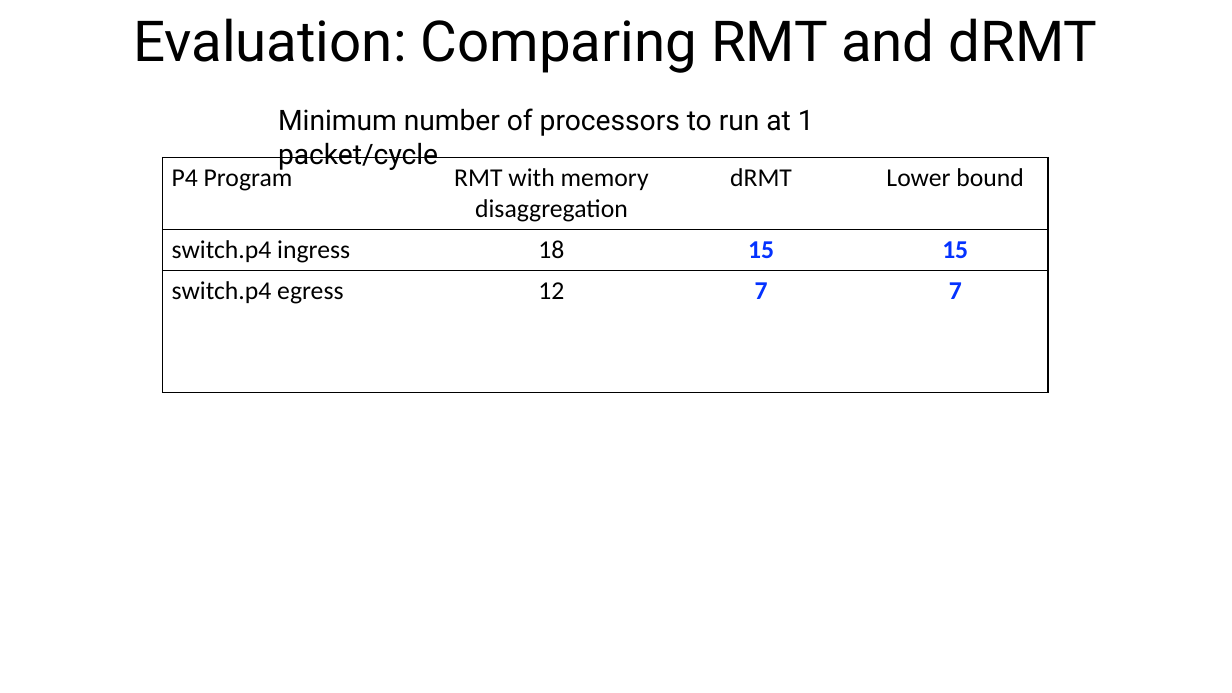
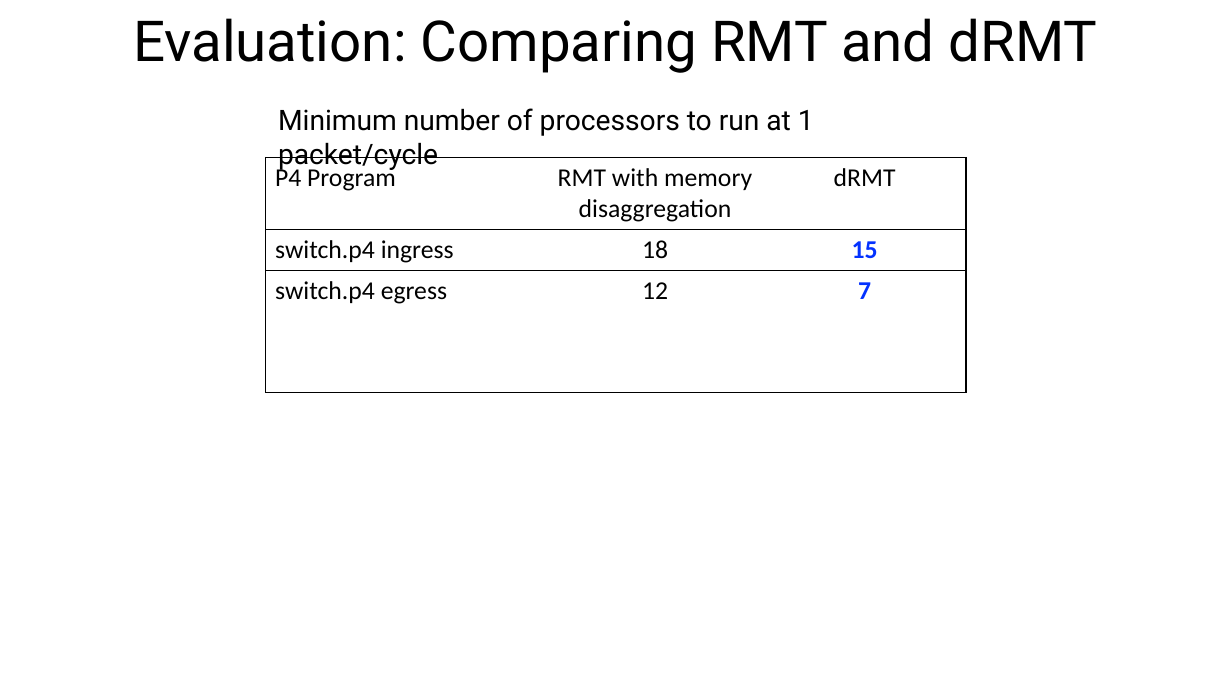
Before and after one commit to anirudhSK/drmt_talk, a slide deck: slide 24 of drmt_sigcomm.pptx. Drawn at 1232x693 pixels with LibreOffice and Linux fonts; fonts in the diff are those of the drawing. Boxes give left, top, right and bottom in pixels: in the first picture for what was removed or moved away, otherwise in the second. Text is boxed around its words. In the diff, an @@ line names an element or a change of style, - is before the commit and + after.

Commit message:
Move perf cliff to backup. Now at 22:47.

```diff
--- a/drmt_sigcomm.pptx
+++ b/drmt_sigcomm.pptx
@@ table at bbox=[266, 157, 967, 391] @@
-column 4: Lower bound | 15 | 7 |  | 
@@ table: place and size @@
-table at bbox=[163, 157, 1049, 391]
+table at bbox=[266, 157, 967, 391]
```
Also in this commit, not shown: 4 other slides changed.
